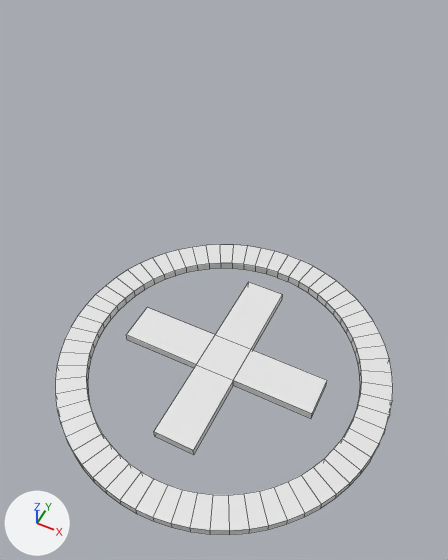
The Blender file Assets/Objects/pointer.blend: old version first, new version second.
Rendered twice from a camera (50 mm lens) standing at (1.82, -3.63, 5.95) and looking at (0.07, -0.14, 1.58). The axes (+X, +Y, +Z) are drawn at lower left. The lights are the same throughout. Mesh edges are drawn as thin lines.

Names of what the first picture shows: 'PointerMark'.
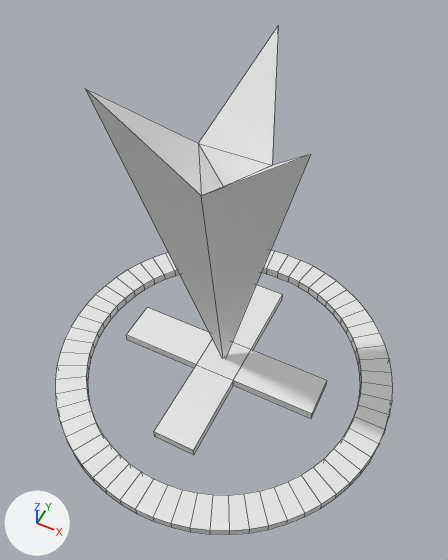
Boxes [x1, y1, x2, y2] around the edits, measured in the pictures (448 x 560 px):
'TrianglePicker', added
    after: [85, 27, 311, 358]

The change, as a diff of the scene's bpy script:
```diff
--- a/Assets/Objects/pointer.blend.py
+++ b/Assets/Objects/pointer.blend.py
@@ me_circle @@
+me_circle.from_pydata([(0.0, 1.0, 3.54), (-0.87, -0.5, 3.54), (0.87, -0.5, 3.54), (0.0, 0.0, 0.0), (-0.34, 0.2, 2.79), (0.0, -0.39, 2.79), (0.34, 0.2, 2.79), (0.0, 0.0, 2.58)], [], [(6, 3, 0), (5, 3, 2), (4, 3, 1), (1, 5, 4), (4, 6, 0), (5, 6, 7), (5, 2, 6), (6, 2, 3), (5, 1, 3), (4, 0, 3), (4, 5, 7), (6, 4, 7)])
@@ ob_trianglepicker @@
+ob_trianglepicker = bpy.data.objects.new('TrianglePicker', me_circle)
+ob_trianglepicker.location = (0.0, 0.0, 0.0)
```
